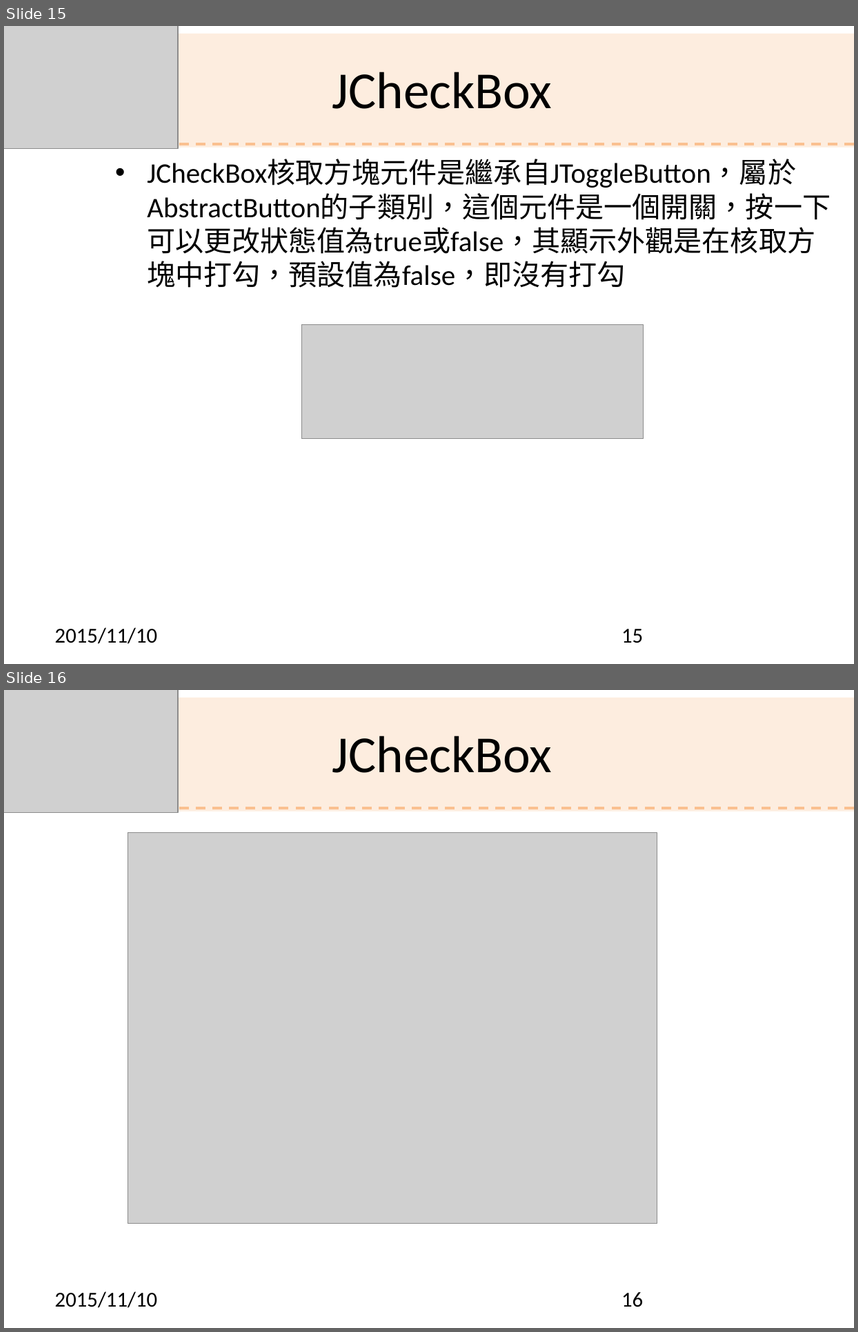
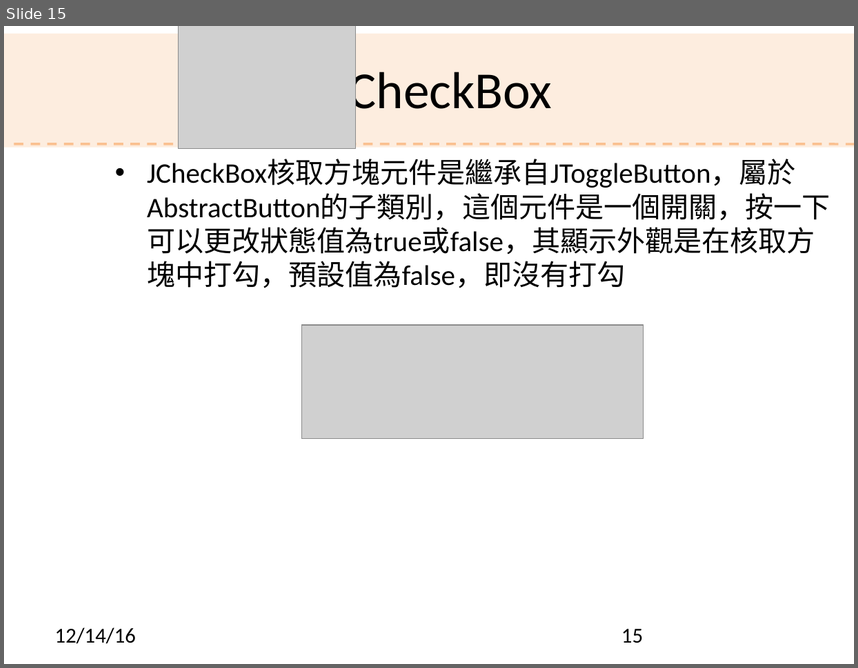
Before and after one commit to shouzo/Java-Programming_pages, a slide deck: class-tutorial/20161207/Ch9.pptx. Shown one above the other, each under a label of ours: slides 15 and 16 before the commit, slide 15 after it. The pictures are 858x1332 and 858x668 pixels, drawn with LibreOffice and Linux fonts; fonts in the diff are those of the drawing; grey boxes stand for pictures; background and template pictures are left out. Boxes give left, top, right and bottom in pixels: in the first picture for what was removed or moved away, otherwise in the second. Text is boxed around its words. In the diff, an @@ line names an element or a change of style, - is before the commit and + after.

```diff
--- a/class-tutorial/20161207/Ch9.pptx
+++ b/class-tutorial/20161207/Ch9.pptx
@@ slide 16 removed at box(4, 690, 854, 1328), background picture (left out) @@
@@ rectangle removed at box(4, 698, 854, 811) @@
@@ picture removed at box(4, 690, 179, 812) @@
@@ text removed at box(332, 736, 553, 773) @@
-JCheckBox
@@ line removed from (14, 808) to (854, 808) @@
@@ picture removed at box(128, 833, 657, 1223) @@
@@ text removed at box(55, 1291, 157, 1308) @@
-2015/11/10
@@ page number removed at box(622, 1292, 643, 1307) @@
-16
@@ slide 15 changed as well @@
@@ picture: place and size @@
-picture at box(4, 26, 179, 148)
+picture at box(179, 26, 356, 148)
@@ text "JCheckBox" rewrapped from box(332, 72, 553, 109) to box(332, 65, 553, 121) @@
@@ line (14, 144) - (854, 144): stroke #FAC090 2 pt dashed to #FAC090 2.01 pt @@
@@ text "JCheckBox核取方塊元件是繼承自JToggleButton，屬於AbstractButton的子類別，這個元件是一 ..." at box(147, 160, 831, 288): indent changed; less space between paragraphs @@
@@ text at box(55, 627, 136, 644): text changed @@
-2015/11/10
+12/14/16
```
Also in this commit, not shown: 26 other slides changed, 3 slides added, 2 other slides removed, 30 other files.
